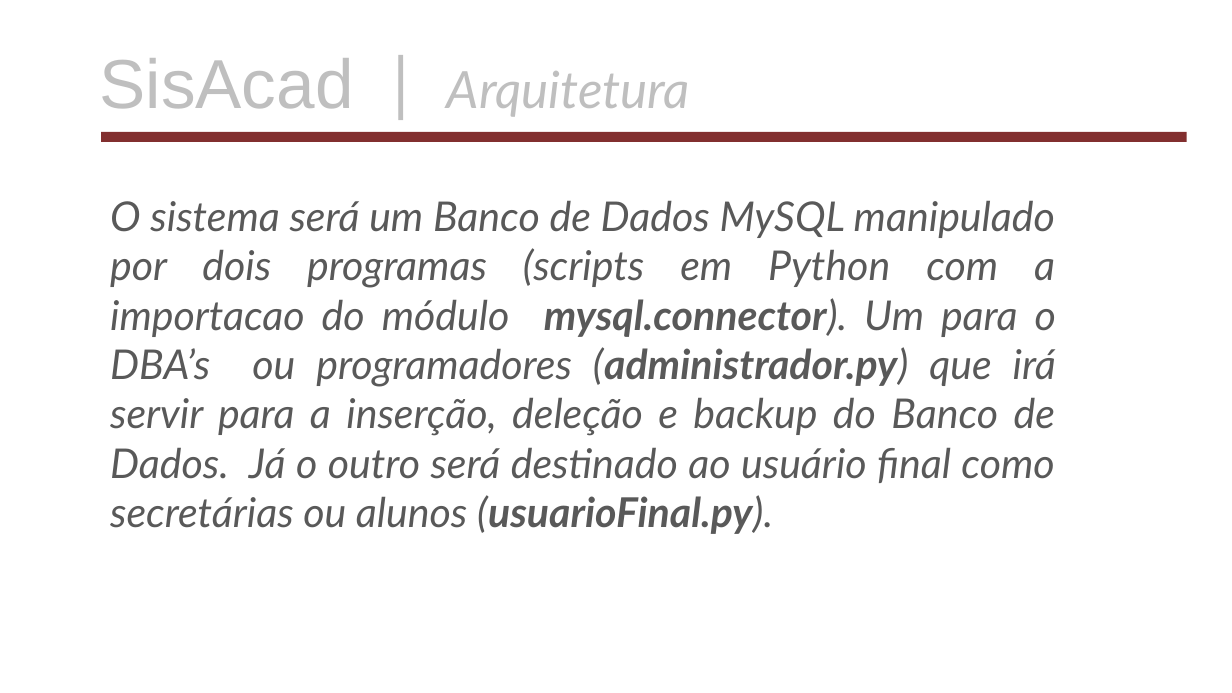
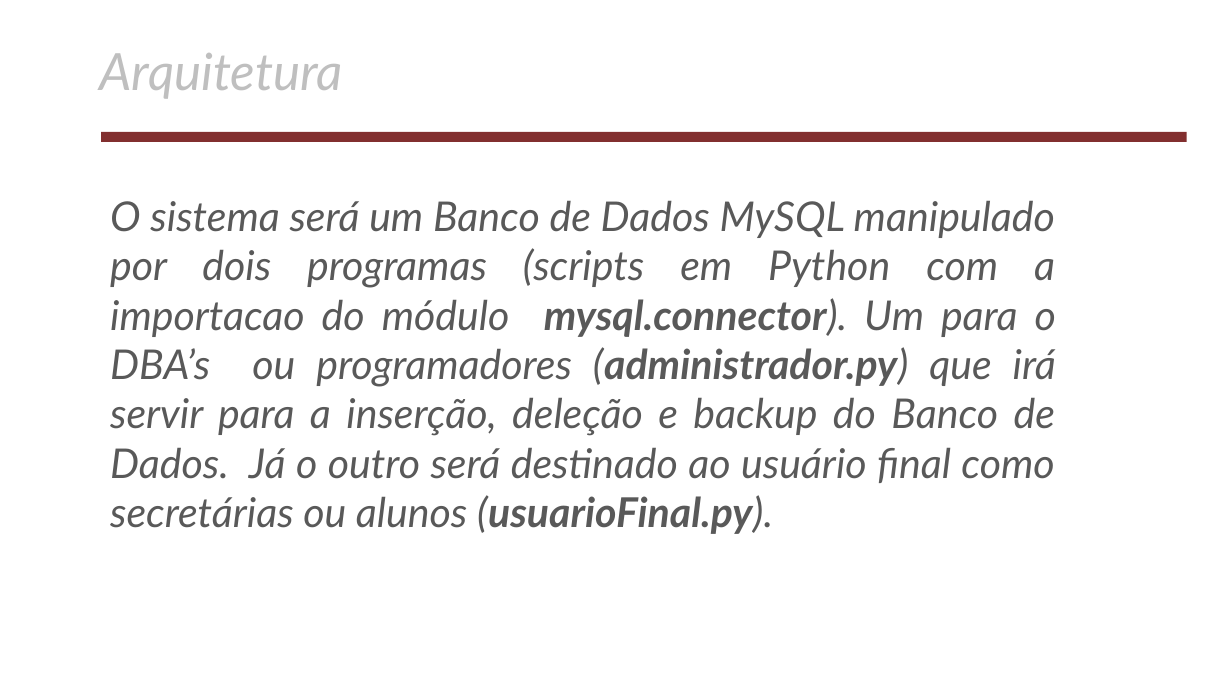
Before and after one commit to AlexsandroMatias2017/MeuBancoDeDados, a slide deck: slide 15 of apresentacao/apresentacaoDoProjeto.odp. Drawn at 1232x693 pixels with LibreOffice and Linux fonts; fonts in the diff are those of the drawing; background and template pictures are left out. Boxes give left, top, right and bottom in pixels: in the first picture for what was removed or moved away, otherwise in the second. Text is boxed around its words. In the diff, an @@ line names an element or a change of style, - is before the commit and + after.

```diff
--- a/apresentacao/apresentacaoDoProjeto.odp
+++ b/apresentacao/apresentacaoDoProjeto.odp
@@ text at [100, 53, 343, 99]: text changed @@
-SisAcad | Arquitetura
+Arquitetura
```
Also in this commit, not shown: 13 other slides changed, 11 slides added.
